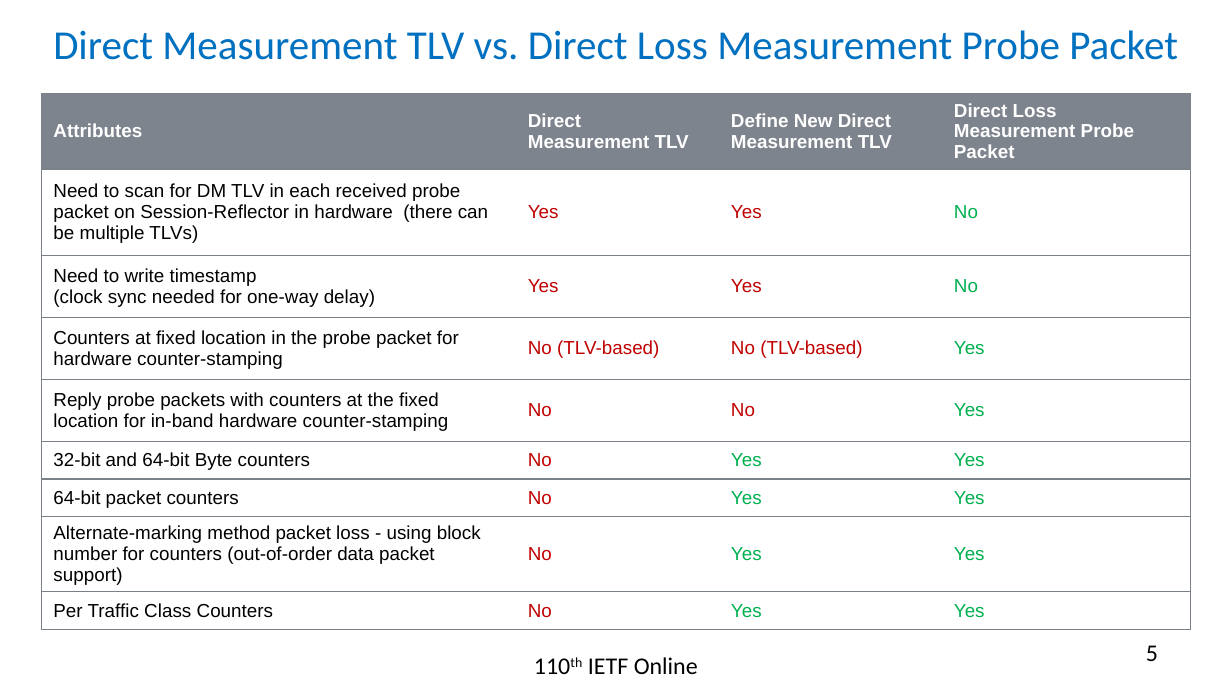
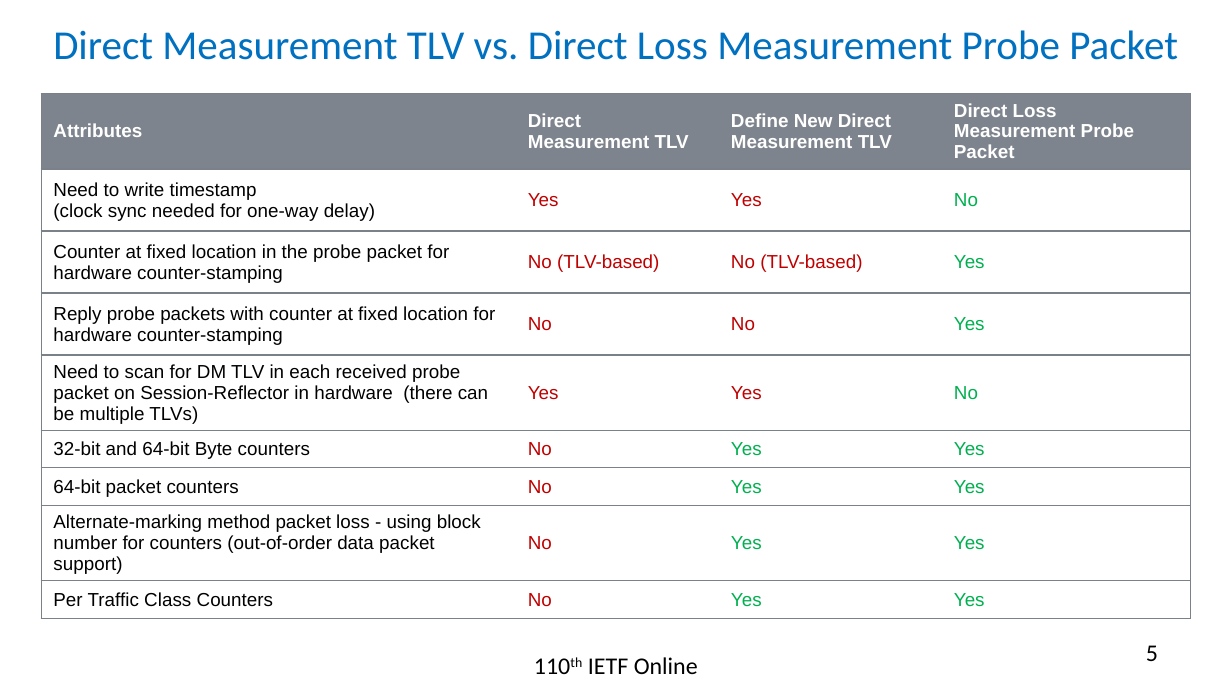
Before and after one commit to rakgandhi/ietf-slides, a slide deck: slide 5 of draft-gandhi-ippm-simple-direct-loss-00.pptx. Drawn at 1232x693 pixels with LibreOffice and Linux fonts; fonts in the diff are those of the drawing. Boxes give left, top, right and bottom in pixels: in the first picture for what was removed or moved away, otherwise in the second. Text is boxed around its words. In the diff, an @@ line names an element or a change of style, - is before the commit and + after.

```diff
--- a/draft-gandhi-ippm-simple-direct-loss-00.pptx
+++ b/draft-gandhi-ippm-simple-direct-loss-00.pptx
@@ table at bbox=[41, 94, 1190, 611] @@
+row 2: Need to write timestamp / (clock sync needed for one-way delay) | Yes | Yes | No
+row 3: Counter at fixed location in the probe packet for hardware counter-stamping | No (TLV-based) | No (TLV-based) | Yes
+row 4: Reply probe packets with counter at fixed location for hardware counter-stamping | No | No | Yes
-row 3: Need to write timestamp / (clock sync needed for one-way delay) | Yes | Yes | No
-row 4: Counters at fixed location in the probe packet for hardware counter-stamping | No (TLV-based) | No (TLV-based) | Yes
-row 5: Reply probe packets with counters at the fixed location for in-band hardware counter-stamping | No | No | Yes
```
Also in this commit, not shown: 1 other slide changed, 1 other file.
